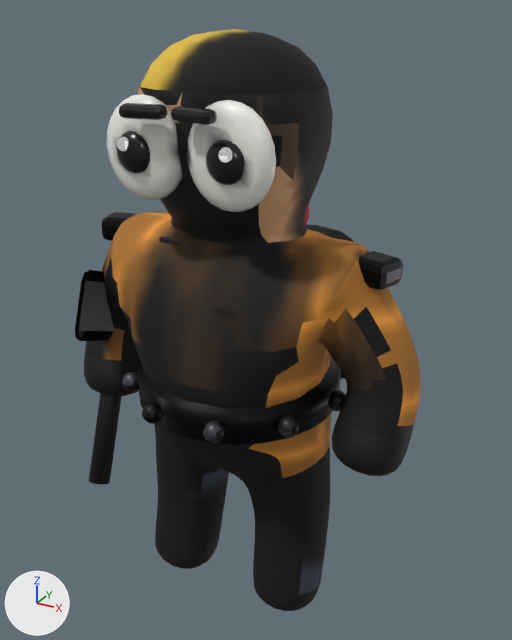
What one commit did to the glTF model public/models/garudo.glb.
Rendered twice from a 50 mm camera at (0.45, -0.769, 0.87) aimed at (-0.002, 0.053, 0.459). Every picture has the same lights, and +X, +Y and +Z are marked at lower left. The older version comes first. Vertices at exactly the same position are counted once.

Names of what the first picture shows: 'eyewhite-1.0', 'eyewhite1.0', 'garudo', 'pupil-1.0', 'pupil1.0'.
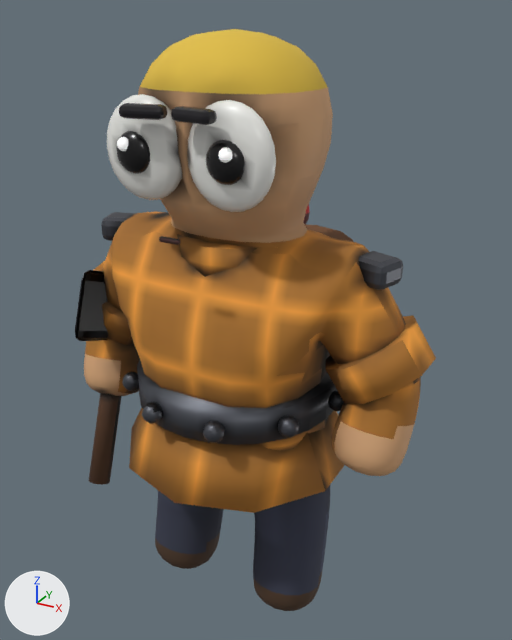
What differs and where, as boxes (x1, y1, x2, y2) in the pictures (512 x 640 px; the box of a moved part takes in the faces that stretch with it):
'garudo', reshaped
    before: (75, 29, 421, 611)
    after: (75, 29, 436, 611)
part 1 of me_garudo, added (brown)
    after: (129, 408, 344, 513)
part 2 of me_garudo, added (brown)
    after: (177, 234, 257, 277)
part 3 of me_garudo, added (brown)
    after: (325, 315, 436, 404)
part 4 of me_garudo, added (brown)
    after: (94, 261, 134, 345)
part 5 of me_garudo, moved or reshaped
    before: (140, 330, 276, 452)
    after: (140, 330, 276, 408)
part 6 of me_garudo, surface changed (black to brown)
    both: (80, 29, 421, 611)

What the commit changed:
me_garudo is used by ob_garudo; location (0.0, 0.0, 0.0).
me_garudo had 3115 vertices, 6094 faces and spanned x -0.257..0.257, y -0.157..0.26, z 0.038..0.849.
me_garudo now has 3199 vertices, 6246 faces and spans x -0.268..0.268, y -0.168..0.26, z 0.038..0.849.
me_garudo part 1: a new loose piece, a 10-sided cut cone along z (radius 0.168 at the low end, 0.132 at the high end) spanning x -0.16..0.16, y -0.168..0.168, z 0.288..0.363, in mat_garudo_tunic (picture img_garudo_tunic_tex).
me_garudo part 2: a new loose piece, a 12-sided cylinder along z spanning x -0.082..0.082, y -0.082..0.082, z 0.562..0.607, in mat_garudo_tunic (picture img_garudo_tunic_tex).
me_garudo part 3: a new loose piece of 20 vertices spanning x 0.131..0.268, y -0.059..0.074, z 0.41..0.521, in mat_garudo_tunic (picture img_garudo_tunic_tex).
me_garudo part 4: a new loose piece of 20 vertices spanning x -0.268..-0.131, y -0.059..0.074, z 0.41..0.521, in mat_garudo_tunic (picture img_garudo_tunic_tex).
me_garudo part 5: 17 vertices moved from x -0.054..0.054, y -0.128..-0.11, z 0.347..0.465 to x -0.054..0.054, y -0.119..-0.109, z 0.347..0.466.
me_garudo part 6: 6092 kept faces spanning x -0.257..0.257, y -0.157..0.26, z 0.038..0.849 get new texture (UV) coordinates.
Other edits to the shape of me_garudo do not show in these pictures.
